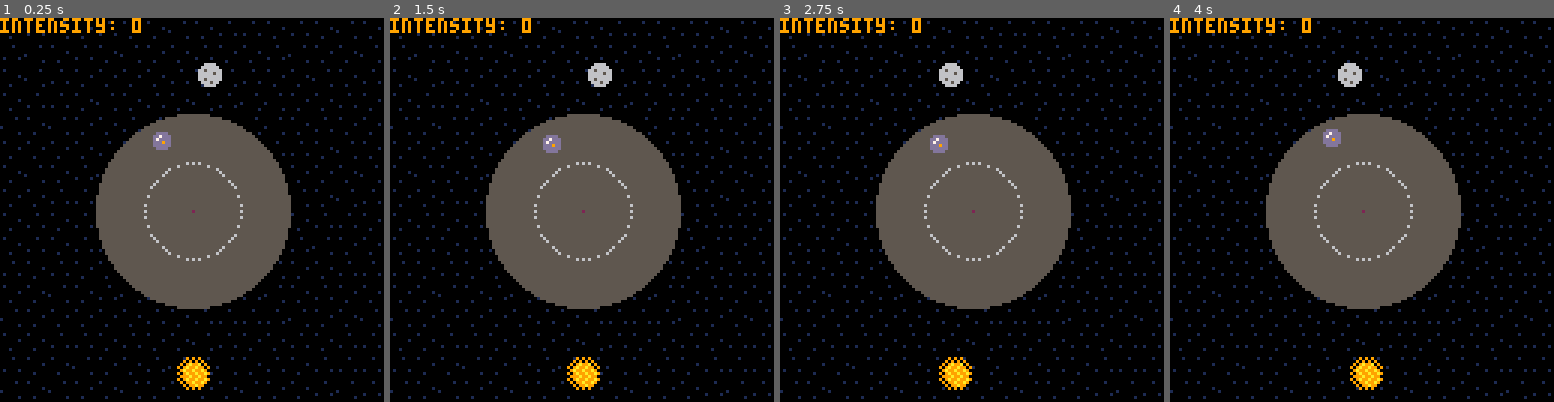
Above: before the commit, frames 1-4 (left to right).
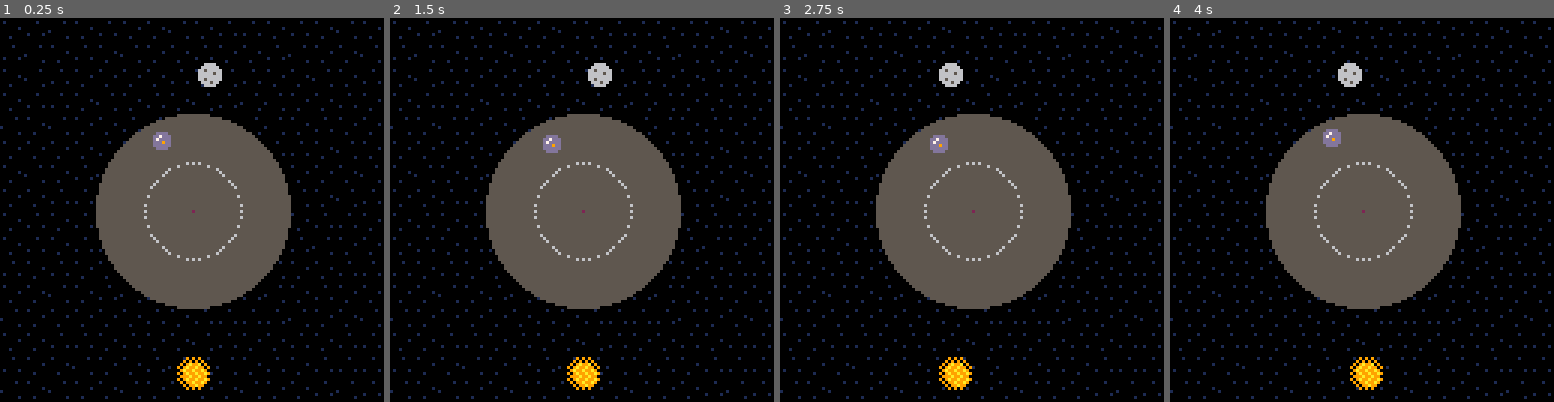
Above: after the commit, the same moments.

Repository: chiguire/cosmos_ggj22
Game: PICO-8 cartridge cosmos.p8
The game is run twice, just before and just after one commit, with the same random seed, the same clock (stepped at 60 frames per second) and the same inputs.
Inputs:
- Up to frame 1 (0.25 s): no input
- Up to frame 2 (1.5 s): tap X (X key) at 0.33, 1.07 s; tap O (Z key) at 0.7 s
- Up to frame 3 (2.75 s): hold Right 1.6-2.1 s; tap O (Z key) at 1.7, 2.1, 2.5 s; tap X (X key) at 1.85 s; hold Up 2.15-2.42 s; hold Right from 2.47 s (still down)
- Up to frame 4 (4 s): tap O (Z key) at 2.9, 3.3, 3.7 s; tap X (X key) at 2.97 s; release Right at 3.03 s; hold Left 3.08-3.58 s; hold Down 3.63-3.97 s

The runs differ from the first frame. In frame 1, 0.6% of the frame differs, in the area x 0-37%, y 0-4%; in frame 2, 0.6%; in frame 3, 0.6%; in frame 4, 0.6%.

Commit message:
Comments and full game cycle

Diff:
--- a/cosmos.p8
+++ b/cosmos.p8
@@ -21,6 +21,7 @@
 dot_decreaseradius_mult=1.0 -- wrt earth_radius
 dot_increaseintensity=0.2
 dot_decreaseintensity=0.1
+abundant_timer_increase = 0.05
 
 current_intensities=1
 is_attracting=false
@@ -120,30 +121,38 @@
 
 	for i=1,current_intensities do
 		m=moods[i]
+
+		-- coordinates wrt sun
 		sunx,suny=polarcoord(cx,cy,sun_radius,sun_angle)
 		sundistx,sundisty=vec(m.dotx,m.doty,sunx,suny)
 		sundistsqrd=sundistx*sundistx+sundisty*sundisty -- no need to sqrt
 		sundx,sundy=vecdirection(m.dotx,m.doty,sunx,suny)
 
+		-- coordinates wrt moon
 		moonx,moony=polarcoord(cx,cy,moon_radius,moon_angle)
 		moondistx,moondisty=vec(m.dotx,m.doty,moonx,moony)
 		moondistsqrd=moondistx*moondistx+moondisty*moondisty
 		moondx,moondy=vecdirection(m.dotx,m.doty,moonx,moony)
 
+		-- force sign multipler
 		sign=is_attracting and 1 or is_repelling and -1 or 0
 
+		-- gravity!
 		gsun=(gravity_constant*sun_mass*m.dotmass) / sundistsqrd
 		gmoon=(gravity_constant*moon_mass*m.dotmass)/moondistsqrd
 
 		fx=gsun*sundx+gmoon*moondx
 		fy=gsun*sundy+gmoon*moondy
 
+		-- velocity
 		m.dotvx=m.dotvx+sign*fx
 		m.dotvy=m.dotvy+sign*fy
 
+		-- position
 		m.dotx=m.dotx+m.dotvx
 		m.doty=m.doty+m.dotvy
 
+		-- apply increase/decrease radius rules
 		dotincreasestatus=dotstatus(m.dotx,m.doty)
 		if (dotincreasestatus == "+") then
 			m.intensity += dot_increaseintensity
@@ -153,6 +162,12 @@
 			m.intensity = max(0, m.intensity)
 		end
 
+		-- apply max intensity rules
+		if (m.intensity == max_intensity) then
+			m.abundant_timer += abundant_timer_increase
+		end
+
+		-- apply collide rules to avoid dots getting too far
 		if (dotradius >= earth_radius*dot_maxradius_mult) then
 			maxx,maxy=polarcoord(cx,cy,earth_radius*dot_maxradius_mult,dotangle)
 			m.dotx=maxx
@@ -164,6 +179,18 @@
 			m.dotanglecollide=false
 		end
 	end
+
+	-- apply rules to unlock new mood
+	if (moods[current_intensities].intensity == max_intensity and
+        moods[current_intensities].abundant_timer >= 1) then
+		if (current_intensities < count(moods)) then
+			current_intensities += 1
+		else
+			-- win state!
+			extcmd("shutdown")
+		end
+	end
+
 end
 
 function _draw()
@@ -239,7 +266,7 @@
 	circ(x-1, y-1, 7-(time()*5%3), 2)
  end
 
- print("intensity: "..tostring(moods[1].intensity))
+ --print("intensity: "..tostring(moods[1].intensity))
 end
 
 -- draw a star
